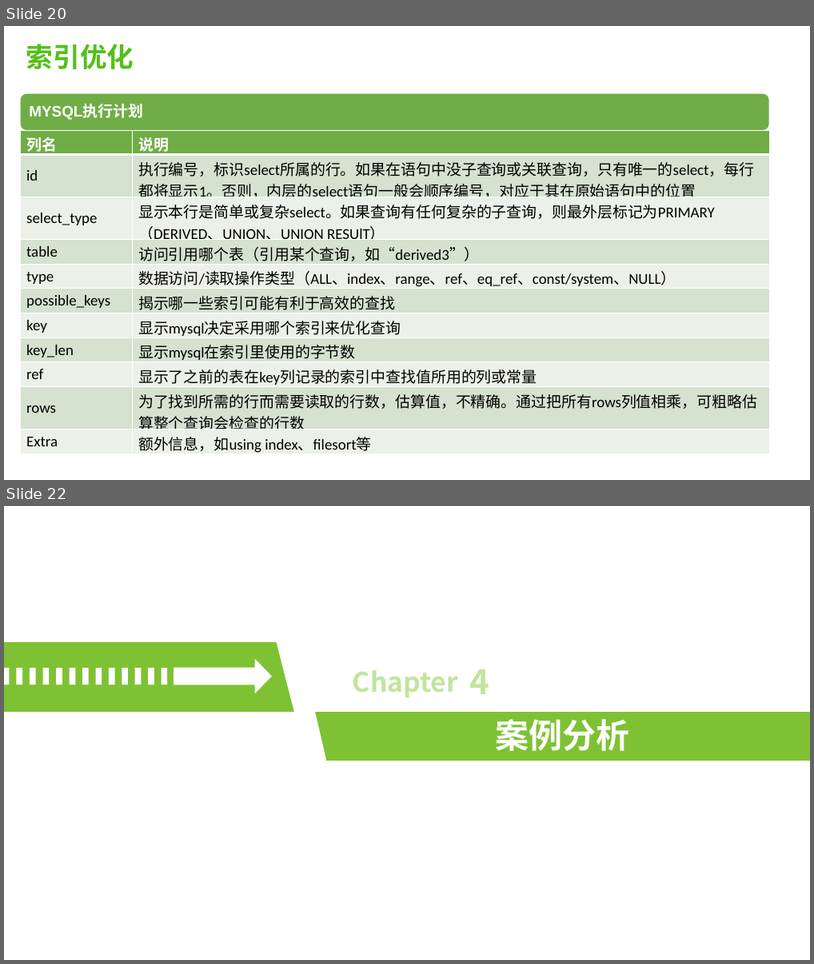
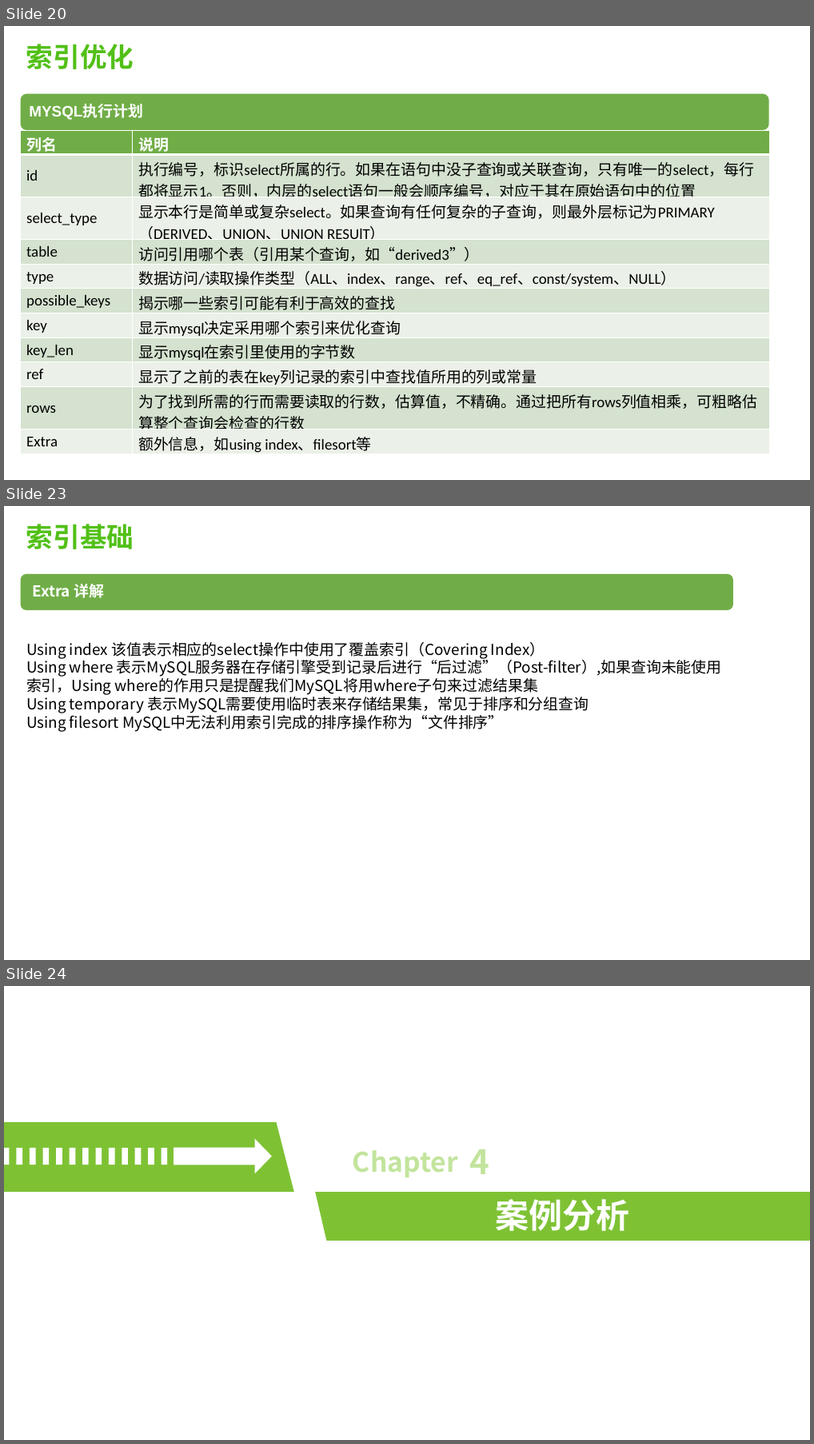
Before and after one commit to robertchengzy/kata, a slide deck: mysql-index.pptx. Shown one above the other, each under a label of ours: slides 20 and 22 before the commit, slides 20, 23 and 24 after it; the slides between them are not shown. The pictures are 814x964 and 814x1444 pixels, drawn with LibreOffice and Linux fonts; fonts in the diff are those of the drawing. Boxes give left, top, right and bottom in pixels: in the first picture for what was removed or moved away, otherwise in the second. Text is boxed around its words. In the diff, an @@ line names an element or a change of style, - is before the commit and + after.

```diff
--- a/mysql-index.pptx
+++ b/mysql-index.pptx
@@ slide 23 added at bbox=[4, 506, 810, 960], background #FFFFFF @@
@@ text added at bbox=[26, 524, 134, 549], 32 pt, text #52C018, bold @@
+索引基础
@@ rounded rectangle added at bbox=[20, 574, 734, 610], fill #70AD47 @@
@@ text added at bbox=[32, 584, 104, 598], 18 pt, text #FFFFFF, bold @@
+Extra 详解
@@ text added at bbox=[26, 642, 722, 732], 18 pt, text #000000 @@
+Using index 该值表示相应的select操作中使用了覆盖索引（Covering Index）
+Using where 表示MySQL服务器在存储引擎受到记录后进行“后过滤”（Post-filter）,如果查询未能使用索引，Using where的作用只是提醒我们MySQL将用where子句来过滤结果集
+Using temporary 表示MySQL需要使用临时表来存储结果集，常见于排序和分组查询
+Using filesort MySQL中无法利用索引完成的排序操作称为“文件排序”
@@ what was slide 22 is now slide 24 @@
```
Also in this commit, not shown: 4 slides changed, 1 other slide added.
